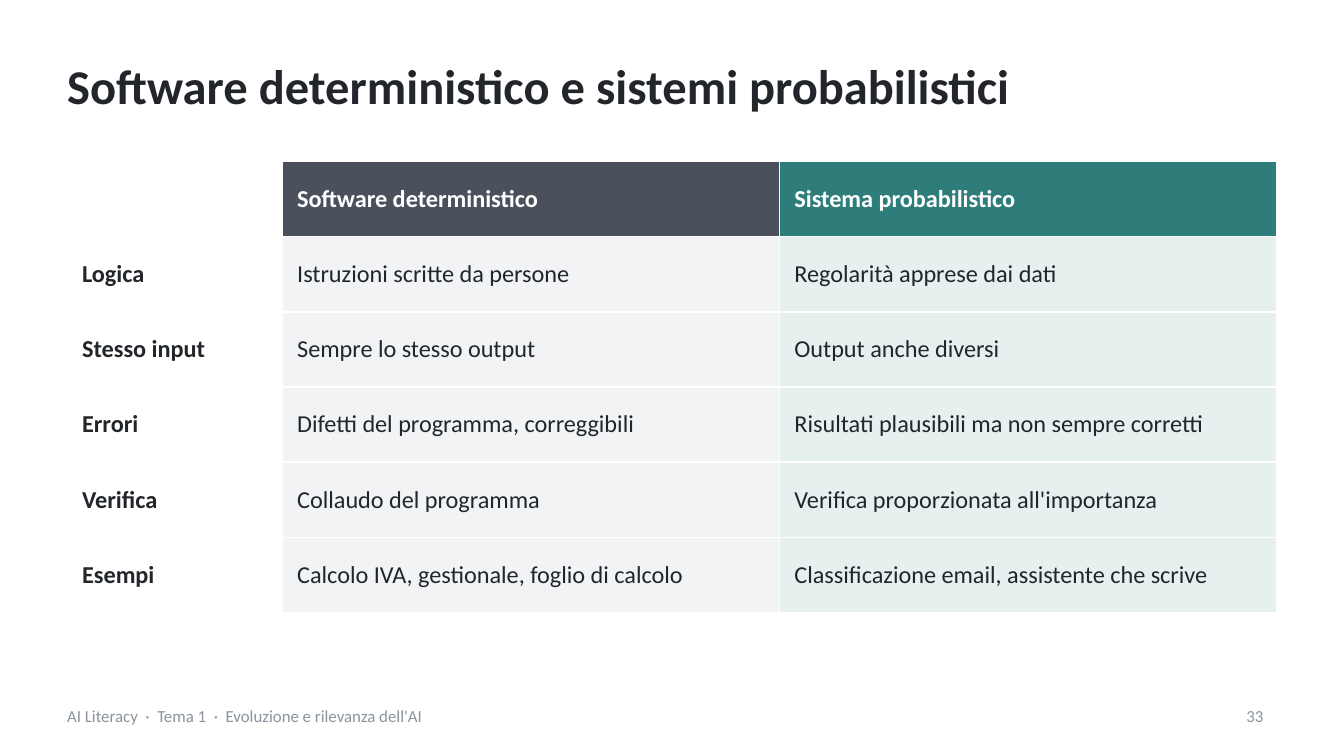
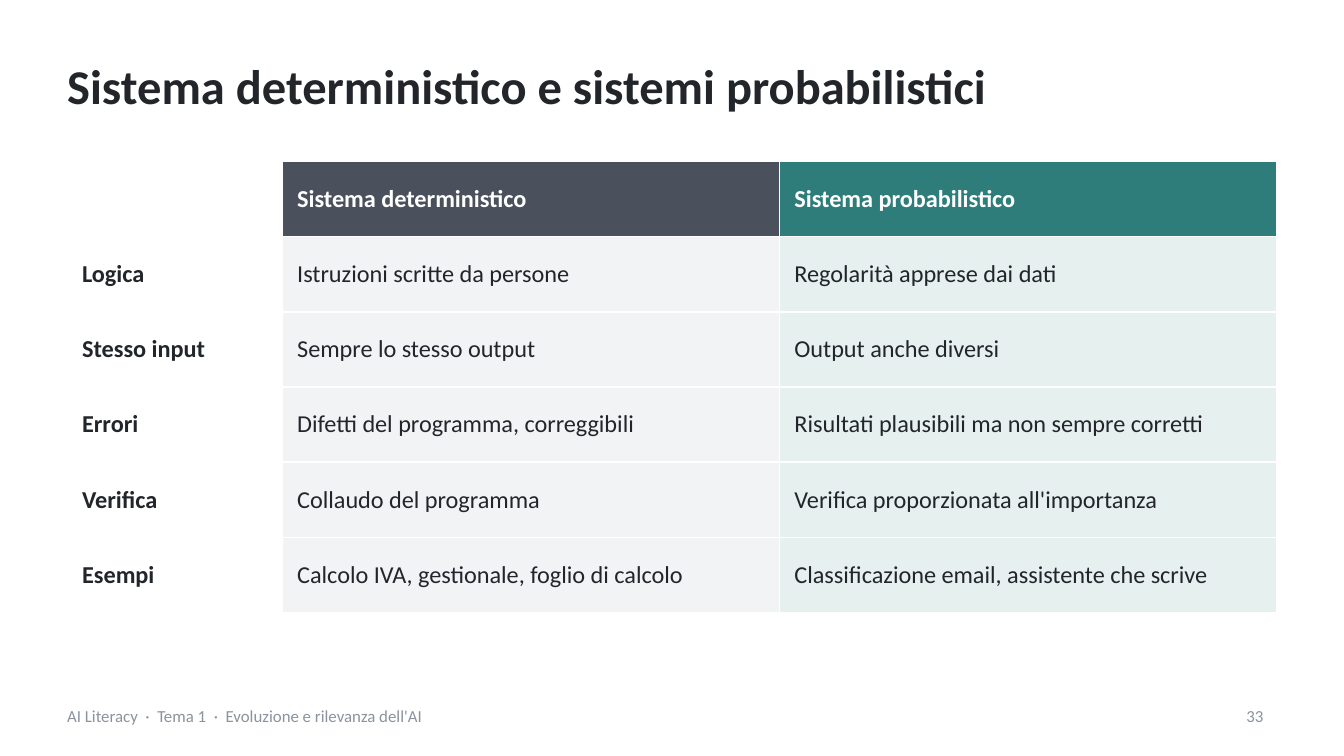
Before and after one commit to NetAi-IT/Formazione-AI-Literacy-Official, a slide deck: slide 33 of Base/Tema1_Evoluzione_e_rilevanza_AI.pptx. Drawn at 1344x756 pixels with LibreOffice and Linux fonts; fonts in the diff are those of the drawing. Boxes give left, top, right and bottom in pixels: in the first picture for what was removed or moved away, otherwise in the second. Text is boxed around its words. In the diff, an @@ line names an element or a change of style, - is before the commit and + after.

```diff
--- a/Base/Tema1_Evoluzione_e_rilevanza_AI.pptx
+++ b/Base/Tema1_Evoluzione_e_rilevanza_AI.pptx
@@ title at <box>67,70,986,112</box>: text changed @@
-Software deterministico e sistemi probabilistici
+Sistema deterministico e sistemi probabilistici
@@ table at <box>67,161,1277,613</box> @@
-row 1, column 2: Software deterministico
+row 1, column 2: Sistema deterministico
```
Also in this commit, not shown: 36 other slides changed, 6 other files.
